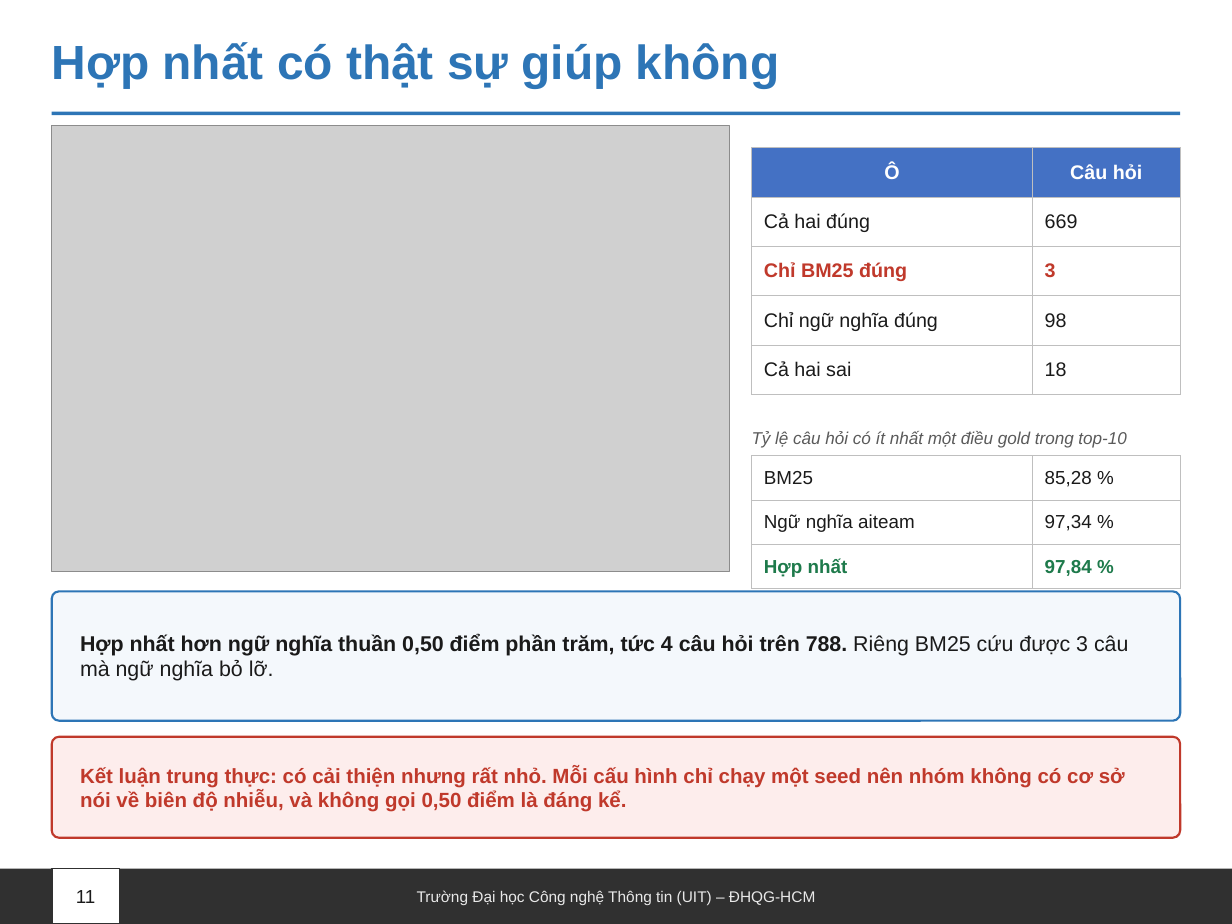
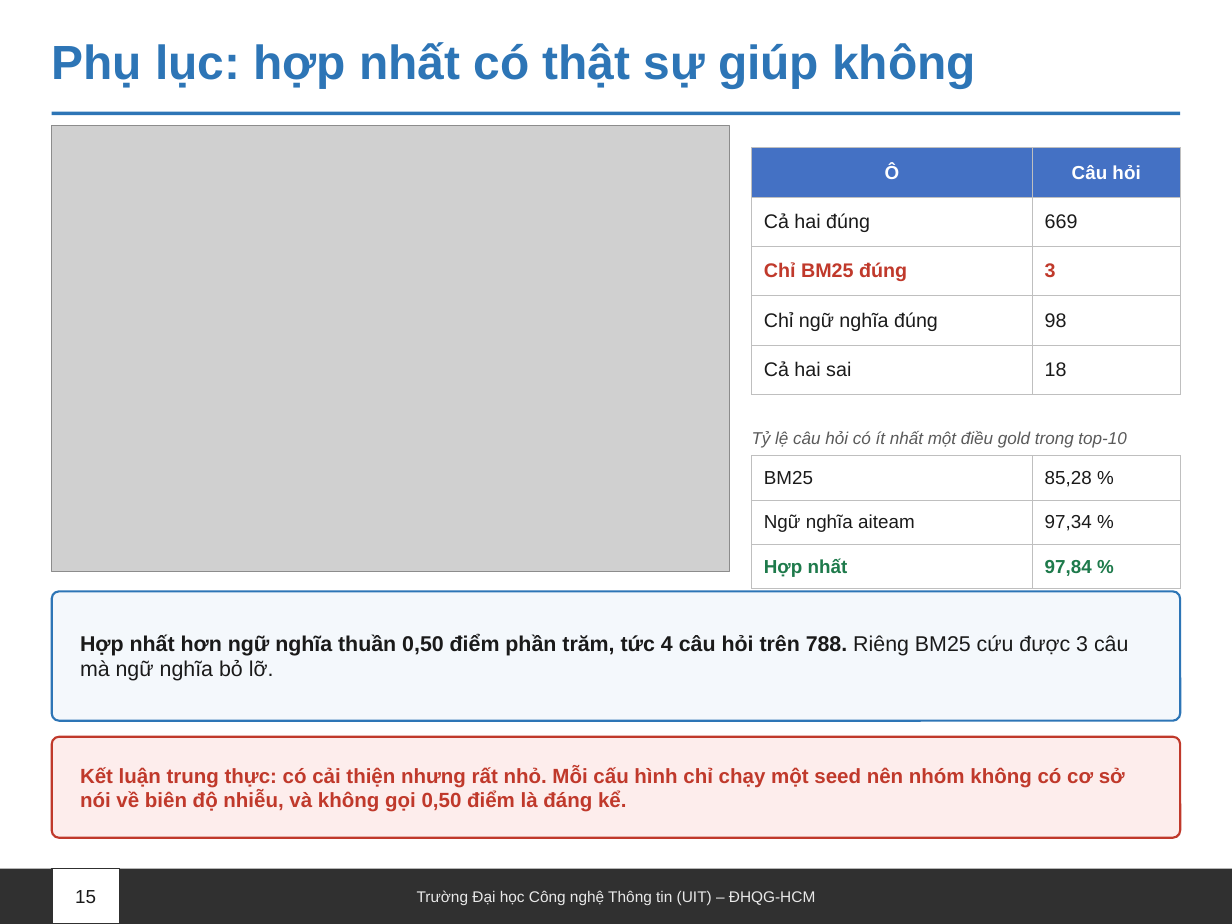
Before and after one commit to Messiac24/vietnamese-legal-retrieval-khong-dau, a slide deck: slide 15 of docs/slides/Nhom09_XLNNTN_BaoCao.pptx (slide 11 before the commit). Drawn at 1232x924 pixels with LibreOffice and Linux fonts; fonts in the diff are those of the drawing; grey boxes stand for pictures. Boxes give left, top, right and bottom in pixels: in the first picture for what was removed or moved away, otherwise in the second. Text is boxed around its words. In the diff, an @@ line names an element or a change of style, - is before the commit and + after.

```diff
--- a/docs/slides/Nhom09_XLNNTN_BaoCao.pptx
+++ b/docs/slides/Nhom09_XLNNTN_BaoCao.pptx
@@ text at (x1=52, y1=42, x2=975, y2=88): text changed @@
-Hợp nhất có thật sự giúp không
+Phụ lục: hợp nhất có thật sự giúp không
@@ table at (x1=752, y1=148, x2=1180, y2=380) @@
@@ size 11.5 to 11 pt in "Ô", "Câu hỏi" @@
@@ text at (x1=75, y1=890, x2=96, y2=903): text changed @@
-11
+15
```
Also in this commit, not shown: 11 other slides changed, 5 slides added, 1 slide removed, 5 other files.
